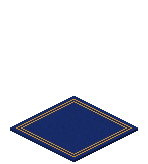
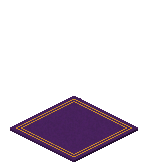
Two versions of the same layered image (148px x 164px). Layer-by-layer changes:
painted on "Stripes", unmasked it over (16, 99, 132, 157)
renamed "Group 3" to "Iso_Deco_Ground_Carpet_Blue_08", painted on it over (10, 96, 138, 162)
